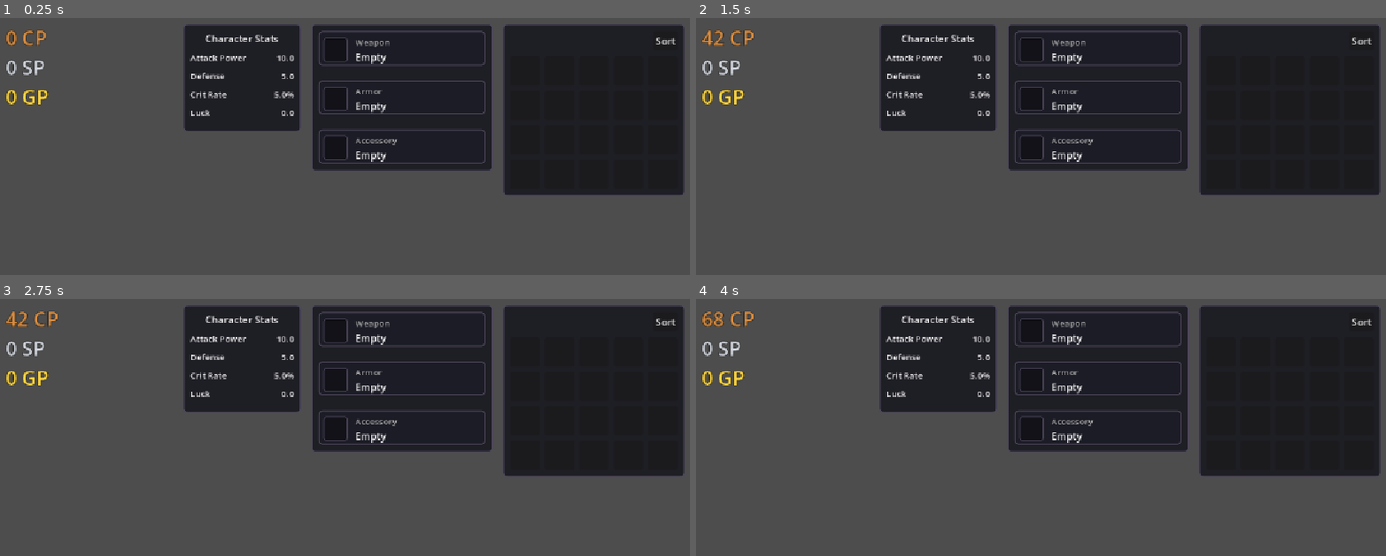
Above: before the commit, frames 1-4 (two rows, left to right).
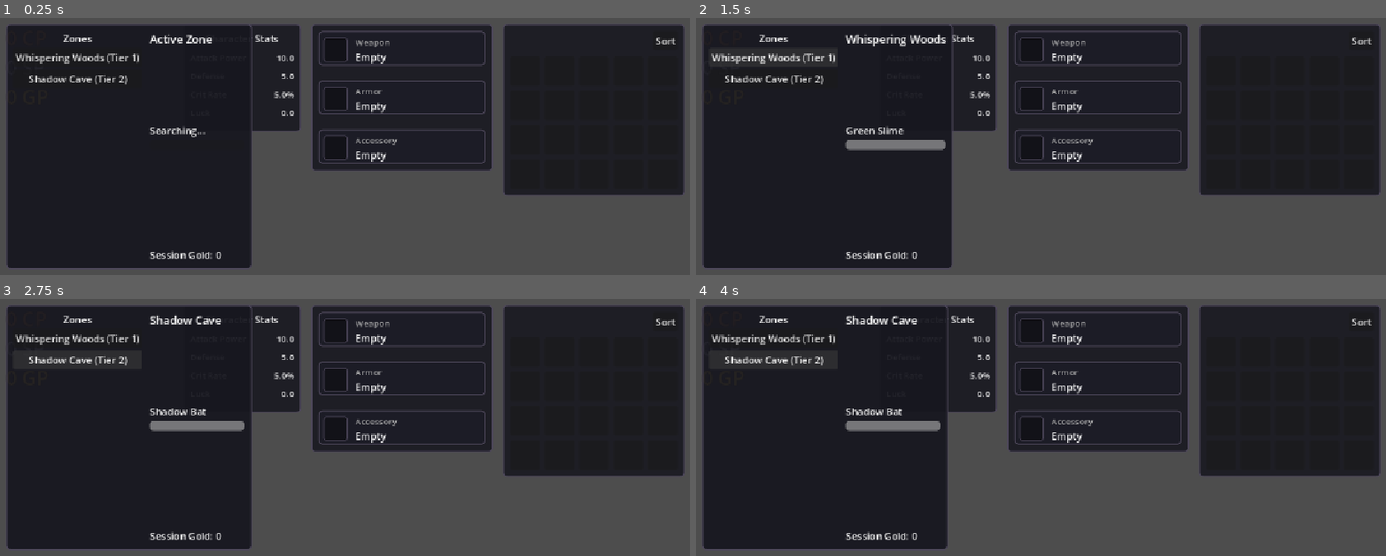
Above: after the commit, the same moments.

Repository: Aranha246/project-idle-fantasy
Game: Godot game, scene res://scenes/Main.tscn
Two runs of this game, one before a commit and one after it. Both use one fixed random seed, a clock stepped at 60 frames per second and the inputs below.
Inputs (mouse positions are in pixels of both pictures, inside the frame that each line leads up to):
- Up to frame 1 (0.25 s): no input
- Up to frame 2 (1.5 s): click "Sort" at 0.5 s; click (771, 56) at 1.25 s, where only the run after the commit has a clickable "Whispering Woods (Tier 1)"
- Up to frame 3 (2.75 s): click (75, 360) at 2 s, where only the run after the commit has a clickable "Shadow Cave (Tier 2)"
- Up to frame 4 (4 s): tap Enter at 2.75 s; tap Space at 3.5 s; hold S from 3.53 s (still down)

The runs differ from the first frame. In frame 1, 30% of the frame differs, in the area x 0-37%, y 2-98%; in frame 2, 30%, in the area x 0-38%, y 2-98%; in frame 3, 30%; in frame 4, 30%.

Commit message:
feat: implement quest and enemy variety systems with zone support

Diff:
--- /dev/null
+++ b/scenes/ui/ZoneSelectionUI.tscn
@@ -0,0 +1,95 @@
+[gd_scene load_steps=3 format=3]
+
+[ext_resource type="Script" path="res://scripts/ui/ZoneSelectionUI.gd" id="1_zone"]
+
+[sub_resource type="StyleBoxFlat" id="StyleBoxFlat_zone"]
+content_margin_left = 12.0
+content_margin_top = 12.0
+content_margin_right = 12.0
+content_margin_bottom = 12.0
+bg_color = Color(0.0901961, 0.0901961, 0.121569, 0.941176)
+border_width_left = 2
+border_width_top = 2
+border_width_right = 2
+border_width_bottom = 2
+border_color = Color(0.301961, 0.278431, 0.352941, 1)
+corner_radius_top_left = 6
+corner_radius_top_right = 6
+corner_radius_bottom_right = 6
+corner_radius_bottom_left = 6
+
+[node name="ZoneSelectionUI" type="PanelContainer"]
+anchors_preset = 0
+offset_left = 24.0
+offset_top = 24.0
+offset_right = 424.0
+offset_bottom = 424.0
+theme_override_styles/panel = SubResource("StyleBoxFlat_zone")
+script = ExtResource("1_zone")
+
+[node name="Layout" type="HBoxContainer" parent="."]
+layout_mode = 2
+theme_override_constants/separation = 12
+
+[node name="Selector" type="VBoxContainer" parent="Layout"]
+custom_minimum_size = Vector2(160, 0)
+layout_mode = 2
+
+[node name="Label" type="Label" parent="Layout/Selector"]
+layout_mode = 2
+text = "Zones"
+horizontal_alignment = 1
+
+[node name="Scroll" type="ScrollContainer" parent="Layout/Selector"]
+layout_mode = 2
+size_flags_vertical = 3
+horizontal_scroll_mode = 0
+
+[node name="ZoneList" type="VBoxContainer" parent="Layout/Selector/Scroll"]
+unique_name_in_owner = true
+layout_mode = 2
+size_flags_horizontal = 3
+
+[node name="Details" type="VBoxContainer" parent="Layout"]
+layout_mode = 2
+size_flags_horizontal = 3
+theme_override_constants/separation = 12
+
+[node name="ZoneHeader" type="VBoxContainer" parent="Layout/Details"]
+layout_mode = 2
+
+[node name="ZoneNameLabel" type="Label" parent="Layout/Details/ZoneHeader"]
+unique_name_in_owner = true
+layout_mode = 2
+theme_override_font_sizes/font_size = 18
+text = "Active Zone"
+
+[node name="BackgroundRect" type="TextureRect" parent="Layout/Details"]
+unique_name_in_owner = true
+custom_minimum_size = Vector2(0, 100)
+layout_mode = 2
+expand_mode = 1
+stretch_mode = 6
+
+[node name="CombatProgress" type="VBoxContainer" parent="Layout/Details"]
+layout_mode = 2
+
+[node name="EnemyNameLabel" type="Label" parent="Layout/Details/CombatProgress"]
+unique_name_in_owner = true
+layout_mode = 2
+text = "Searching..."
+
+[node name="EnemyHealthBar" type="ProgressBar" parent="Layout/Details/CombatProgress"]
+unique_name_in_owner = true
+custom_minimum_size = Vector2(0, 16)
+layout_mode = 2
+show_percentage = false
+
+[node name="Rewards" type="VBoxContainer" parent="Layout/Details"]
+layout_mode = 2
+size_flags_vertical = 10
+
+[node name="PendingRewardsLabel" type="Label" parent="Layout/Details/Rewards"]
+unique_name_in_owner = true
+layout_mode = 2
+text = "Session Gold: 0"
--- a/scripts/Main.gd
+++ b/scripts/Main.gd
@@ -12,6 +12,7 @@
 	"res://scenes/ui/InventoryUI.tscn",
 	"res://scenes/ui/EquipmentUI.tscn",
 	"res://scenes/ui/StatsUI.tscn",
+	"res://scenes/ui/ZoneSelectionUI.tscn",
 ]
 
 ## CanvasLayer level used to host UI scenes that are not one already.
--- a/scripts/core/IdleQuestManager.gd
+++ b/scripts/core/IdleQuestManager.gd
@@ -1,24 +1,30 @@
 extends Node
-## Drives the idle combat loop by simulating combat ticks modified by player stats.
+## Manages multiple gameplay zones, monster spawning, and stat-scaled combat.
 
 const TICK_INTERVAL: float = 1.0
-const MIN_REWARD_COPPER: int = 15
-const MAX_REWARD_COPPER: int = 45
 
-# Base quest failure rate
-var base_failure_chance: float = 0.10 # 10%
-var base_loot_drop_chance: float = 0.25
+# Progression thresholds (simplified for now)
+var zone_unlock_levels: Dictionary = {
+	0: 1,  # Zone 0 unlocks at level 1
+	1: 5,  # Zone 1 unlocks at level 5
+}
 
-## Scaling factors for stat-driven progression
-var attack_power_scaling: float = 0.005 # 0.5% speed increase per point
-var luck_drop_scaling: float = 0.01 # 1% drop chance increase per point
-var defense_fail_reduction: float = 0.005 # 0.5% failure reduction per point
+## Scaling factors
+@export var attack_power_speed_scaling: float = 0.005 # 0.5% speed per AP
+@export var gold_tier_multiplier: float = 1.5 # 50% more gold per tier
+@export var health_tier_multiplier: float = 2.0 # 100% more health per tier
 
-## Current player stats snapshot
+## Current state
+var current_active_zone: Resource = null
+var current_enemy: Resource = null
+var current_enemy_max_health: int = 0
+var current_enemy_health: int = 0
 var _player_stats: Dictionary = {}
+var _combat_timer: Timer
 
-var _combat_timer: Timer
-var loot_item: ItemData = null
+# Pending rewards tracking
+var _pending_gold: int = 0
+var _pending_items: Array[ItemData] = []
 
 
 func _ready() -> void:
@@ -27,9 +33,44 @@
 	_combat_timer = Timer.new()
 	_combat_timer.wait_time = TICK_INTERVAL
 	_combat_timer.one_shot = false
-	_combat_timer.autostart = true
 	_combat_timer.timeout.connect(_on_combat_tick)
 	add_child(_combat_timer)
+
+	# Initial setup - we would normally load this from a database or resource collection
+	_initialize_default_zone()
+
+
+func set_active_zone(zone: Resource) -> void:
+	if zone == null: return
+
+	if zone.has_method("validate"):
+		var validation_error: String = zone.validate()
+		if not validation_error.is_empty():
+			push_error("IdleQuestManager: invalid zone '%s'. %s" % [zone.zone_name, validation_error])
+			return
+
+	current_active_zone = zone
+	SignalBus.zone_changed.emit(zone)
+	_spawn_enemy()
+
+	if not _combat_timer.is_inside_tree():
+		await _combat_timer.ready
+	_combat_timer.start()
+
+
+func _initialize_default_zone() -> void:
+	# Create a dummy starting zone if none exists
+	var starter_zone = load("res://scripts/resources/ZoneData.gd").new()
+	starter_zone.zone_name = "Whispering Woods"
+	starter_zone.tier_level = 1
+
+	var slime = load("res://scripts/resources/EnemyData.gd").new()
+	slime.enemy_name = "Green Slime"
+	slime.base_health = 50
+	slime.spawn_weight = 10.0
+
+	starter_zone.monster_pool = [slime]
+	set_active_zone(starter_zone)
 
 
 func _on_stats_updated(stats: Dictionary) -> void:
@@ -37,68 +78,92 @@
 
 	# Update combat speed based on Attack Power
 	var atk: float = stats.attack_power.total
-	var speed_mod: float = 1.0 / (1.0 + (atk * attack_power_scaling))
+	var speed_mod: float = 1.0 / (1.0 + (atk * attack_power_speed_scaling))
 	_combat_timer.wait_time = TICK_INTERVAL * speed_mod
-
-	print("[IdleQuestManager] Stats updated. New Tick Interval: %.3fs" % _combat_timer.wait_time)
 
 
 func _on_combat_tick() -> void:
-	if _check_quest_failure():
-		print("[IdleQuestManager] Quest tick failed!")
+	if current_enemy == null:
+		_spawn_enemy()
 		return
 
-	var reward_copper: int = randi_range(MIN_REWARD_COPPER, MAX_REWARD_COPPER)
-	SignalBus.enemy_defeated.emit(reward_copper)
-	_try_drop_loot()
+	# Combat logic: each tick deals damage to the enemy
+	var damage: int = int(_player_stats.get("attack_power", {"total": 10.0}).total)
+	current_enemy_health -= damage
+
+	if current_enemy_health <= 0:
+		_complete_enemy()
+	else:
+		SignalBus.enemy_health_updated.emit(current_enemy_health, current_enemy_max_health)
 
 
-func _check_quest_failure() -> bool:
-	var def: float = _player_stats.get("defense", {"total": 0.0}).total
-	var atk: float = _player_stats.get("attack_power", {"total": 0.0}).total
+func _spawn_enemy() -> void:
+	if current_active_zone == null or current_active_zone.monster_pool.is_empty():
+		return
 
-	# Combined defense and attack power reduce failure chance
-	var reduction: float = (def * defense_fail_reduction) + (atk * 0.001)
-	var current_fail_chance: float = max(0.01, base_failure_chance - reduction)
+	# Weighted selection
+	var total_weight: float = 0.0
+	for monster in current_active_zone.monster_pool:
+		total_weight += monster.spawn_weight
 
-	return randf() < current_fail_chance
+	var roll: float = randf() * total_weight
+	var current_weight: float = 0.0
+
+	for monster in current_active_zone.monster_pool:
+		current_weight += monster.spawn_weight
+		if roll <= current_weight:
+			current_enemy = monster
+			break
+
+	# Scale health to zone tier
+	var tier: int = current_active_zone.tier_level
+	current_enemy_max_health = int(current_enemy.base_health * pow(health_tier_multiplier, tier - 1))
+	current_enemy_health = current_enemy_max_health
+
+	SignalBus.enemy_spawned.emit(current_enemy, current_enemy_health, current_enemy_max_health)
 
 
-func _try_drop_loot() -> void:
-	var luck: float = _player_stats.get("luck", {"total": 0.0}).total
-	var current_drop_chance: float = base_loot_drop_chance + (luck * luck_drop_scaling)
+func _complete_enemy() -> void:
+	var rewards := _calculate_quest_rewards()
 
-	var roll: float = randf()
-	if roll >= current_drop_chance:
-		return
+	# Grant rewards
+	if rewards.gold > 0:
+		SignalBus.enemy_defeated.emit(rewards.gold)
 
-	var item: ItemData = _create_loot_item()
-	if item != null:
+	for item in rewards.items:
 		_grant_to_inventory(item)
 
+	SignalBus.quest_completed.emit({
+		"gold": rewards.gold,
+		"items": rewards.items,
+		"enemy": current_enemy
+	})
 
-func _create_loot_item() -> ItemData:
-	if loot_item != null:
-		return loot_item
+	_spawn_enemy()
 
-	var default_item: ItemData = ItemData.new()
-	default_item.item_id = &"rusty_dagger"
-	default_item.item_name = "Rusty Dagger"
-	default_item.item_type = ItemData.ItemType.WEAPON
-	default_item.rarity = ItemData.Rarity.COMMON
-	default_item.max_stack_size = 1
-	default_item.sell_value_copper = 10
-	default_item.equipment_slot = ItemData.EquipmentSlot.WEAPON
-	# Default stats for the rusty dagger
-	default_item.attack_power_mod = 2.0
-	default_item.luck_mod = 1.0
 
-	return default_item
+func _calculate_quest_rewards() -> Dictionary:
+	var tier: int = current_active_zone.tier_level
+	var luck: float = _player_stats.get("luck", {"total": 0.0}).total
+
+	# Gold scaling
+	var base_gold: int = randi_range(15, 45)
+	var scaled_gold: int = int(base_gold * pow(gold_tier_multiplier, tier - 1))
+
+	# Item drops
+	var dropped_items: Array[ItemData] = []
+	# For now, we use a simple chance based on luck and zone
+	var drop_mod: float = current_active_zone.get_scaled_drop_rate_modifier(luck)
+
+	# We would normally iterate through enemy loot tables here
+	# For this implementation, let's just keep the default loot roll if applicable
+
+	return {
+		"gold": scaled_gold,
+		"items": dropped_items
+	}
 
 
 func _grant_to_inventory(item: ItemData) -> void:
-	if not is_instance_valid(InventoryManager):
-		return
-
-	if InventoryManager.add_item(item):
+	if is_instance_valid(InventoryManager) and InventoryManager.add_item(item):
 		SignalBus.item_dropped.emit(item, Vector2.ZERO)
--- a/scripts/core/SignalBus.gd
+++ b/scripts/core/SignalBus.gd
@@ -37,3 +37,15 @@
 ## `stats` is a Dictionary containing: "attack_power", "defense", "critical_rate", "luck"
 ## Each entry is a Sub-Dictionary: {"base": float, "total": float, "bonus": float}
 signal stats_updated(stats: Dictionary)
+
+## Emitted when the active zone changes.
+signal zone_changed(new_zone: Resource)
+
+## Emitted when a new enemy is spawned.
+signal enemy_spawned(enemy_data: Resource, current_health: int, max_health: int)
+
+## Emitted when an enemy's health changes.
+signal enemy_health_updated(current_health: int, max_health: int)
+
+## Emitted when a quest (combat tick) is completed with rewards.
+signal quest_completed(rewards: Dictionary)
--- /dev/null
+++ b/scripts/resources/EnemyData.gd
@@ -0,0 +1,23 @@
+class_name EnemyData
+extends Resource
+## Data definition for an enemy with health, attack type, and loot tables.
+
+@export var enemy_name: String = "Monster"
+@export var base_health: int = 100
+@export_enum("melee", "ranged", "magic") var attack_type: String = "melee"
+@export var loot_table: Array = []
+@export var spawn_weight: float = 1.0
+@export var enemy_sprite: Texture2D
+
+
+## Nested resource class to track item drop data.
+class LootEntry extends Resource:
+	@export var item_id: StringName = &""
+	@export var drop_chance: float = 0.1 # 10%
+	@export var min_quantity: int = 1
+	@export var max_quantity: int = 1
+
+	func roll_drop() -> int:
+		if randf() < drop_chance:
+			return randi_range(min_quantity, max_quantity)
+		return 0
--- /dev/null
+++ b/scripts/resources/ZoneData.gd
@@ -0,0 +1,44 @@
+class_name ZoneData
+extends Resource
+## Data definition for a gameplay zone with specific tiers and monster pools.
+
+@export var zone_name: String = "New Zone"
+@export var tier_level: int = 1:
+	set(value):
+		tier_level = clampi(value, 1, 10)
+@export var monster_pool: Array = []
+@export var background_texture: Texture2D
+@export var flavor_description: String = ""
+@export var base_drop_rate_modifier: float = 1.0:
+	set(value):
+		base_drop_rate_modifier = maxf(0.0, value)
+@export var rare_drop_rate_bonus: float = 0.0:
+	set(value):
+		rare_drop_rate_bonus = maxf(0.0, value)
+
+
+func _init() -> void:
+	# Enforce validation on instantiation if properties are set.
+	# Note: Exported variables are set after _init in Godot,
+	# so we also use setters for runtime validation.
+	tier_level = clampi(tier_level, 1, 10)
+	base_drop_rate_modifier = maxf(0.0, base_drop_rate_modifier)
+	rare_drop_rate_bonus = maxf(0.0, rare_drop_rate_bonus)
+
+
+## Calculates the final drop rate by combining zone base modifier with player luck.
+func get_scaled_drop_rate_modifier(player_luck: float) -> float:
+	# Logic: base zone modifier + additive luck bonus (1% per luck point)
+	return base_drop_rate_modifier + (player_luck * 0.01)
+
+
+## Validates the zone configuration. Returns an empty string if valid, or an error message.
+func validate() -> String:
+	if zone_name.is_empty():
+		return "Zone name cannot be empty."
+	if monster_pool.is_empty():
+		return "Monster pool cannot be empty."
+	for monster in monster_pool:
+		if monster == null:
+			return "Monster pool contains null entries."
+	return ""
--- /dev/null
+++ b/scripts/ui/ZoneSelectionUI.gd
@@ -0,0 +1,84 @@
+extends PanelContainer
+## UI for zone selection and monitoring current combat progress.
+
+@onready var _zone_list: VBoxContainer = %ZoneList
+@onready var _zone_name_label: Label = %ZoneNameLabel
+@onready var _enemy_name_label: Label = %EnemyNameLabel
+@onready var _enemy_health_bar: ProgressBar = %EnemyHealthBar
+@onready var _pending_rewards_label: Label = %PendingRewardsLabel
+@onready var _background_rect: TextureRect = %BackgroundRect
+
+var _available_zones: Array[Resource] = []
+var _accumulated_gold: int = 0
+
+
+func _ready() -> void:
+	SignalBus.zone_changed.connect(_on_zone_changed)
+	SignalBus.enemy_spawned.connect(_on_enemy_spawned)
+	SignalBus.enemy_health_updated.connect(_on_enemy_health_updated)
+	SignalBus.quest_completed.connect(_on_quest_completed)
+
+	# We would normally populate this from a central database
+	_load_zones()
+	_build_zone_list()
+
+
+func _load_zones() -> void:
+	# Mock data for demonstration
+	var z1 = load("res://scripts/resources/ZoneData.gd").new()
+	z1.zone_name = "Whispering Woods"
+	z1.tier_level = 1
+	var e1 = load("res://scripts/resources/EnemyData.gd").new()
+	e1.enemy_name = "Green Slime"
+	e1.base_health = 50
+	z1.monster_pool = [e1]
+
+	var z2 = load("res://scripts/resources/ZoneData.gd").new()
+	z2.zone_name = "Shadow Cave"
+	z2.tier_level = 2
+	var e2 = load("res://scripts/resources/EnemyData.gd").new()
+	e2.enemy_name = "Shadow Bat"
+	e2.base_health = 120
+	z2.monster_pool = [e2]
+
+	_available_zones = [z1, z2]
+
+
+func _build_zone_list() -> void:
+	for zone in _available_zones:
+		var btn := Button.new()
+		btn.text = "%s (Tier %d)" % [zone.zone_name, zone.tier_level]
+		btn.pressed.connect(func(): _switch_zone(zone))
+		_zone_list.add_child(btn)
+
+
+func _switch_zone(zone: Resource) -> void:
+	if is_instance_valid(IdleQuestManager):
+		IdleQuestManager.set_active_zone(zone)
+
+
+func _on_zone_changed(zone: Resource) -> void:
+	_zone_name_label.text = zone.zone_name
+	if zone.background_texture:
+		_background_rect.texture = zone.background_texture
+	_accumulated_gold = 0
+	_update_rewards_display()
+
+
+func _on_enemy_spawned(enemy: Resource, current_health: int, max_health: int) -> void:
+	_enemy_name_label.text = enemy.enemy_name
+	_enemy_health_bar.max_value = max_health
+	_enemy_health_bar.value = current_health
+
+
+func _on_enemy_health_updated(current_health: int, max_health: int) -> void:
+	_enemy_health_bar.value = current_health
+
+
+func _on_quest_completed(rewards: Dictionary) -> void:
+	_accumulated_gold += rewards.get("gold", 0)
+	_update_rewards_display()
+
+
+func _update_rewards_display() -> void:
+	_pending_rewards_label.text = "Session Gold: %d" % _accumulated_gold
Not shown, added: _zone_feature_check.gd.uid
Not shown, added: scripts/resources/EnemyData.gd.uid
Not shown, added: scripts/resources/ZoneData.gd.uid
Not shown, added: scripts/ui/ZoneSelectionUI.gd.uid
Not shown, added: _inv_check.log
Not shown, added: _zone_check.log
Not shown, added: _zone_check_2.log
